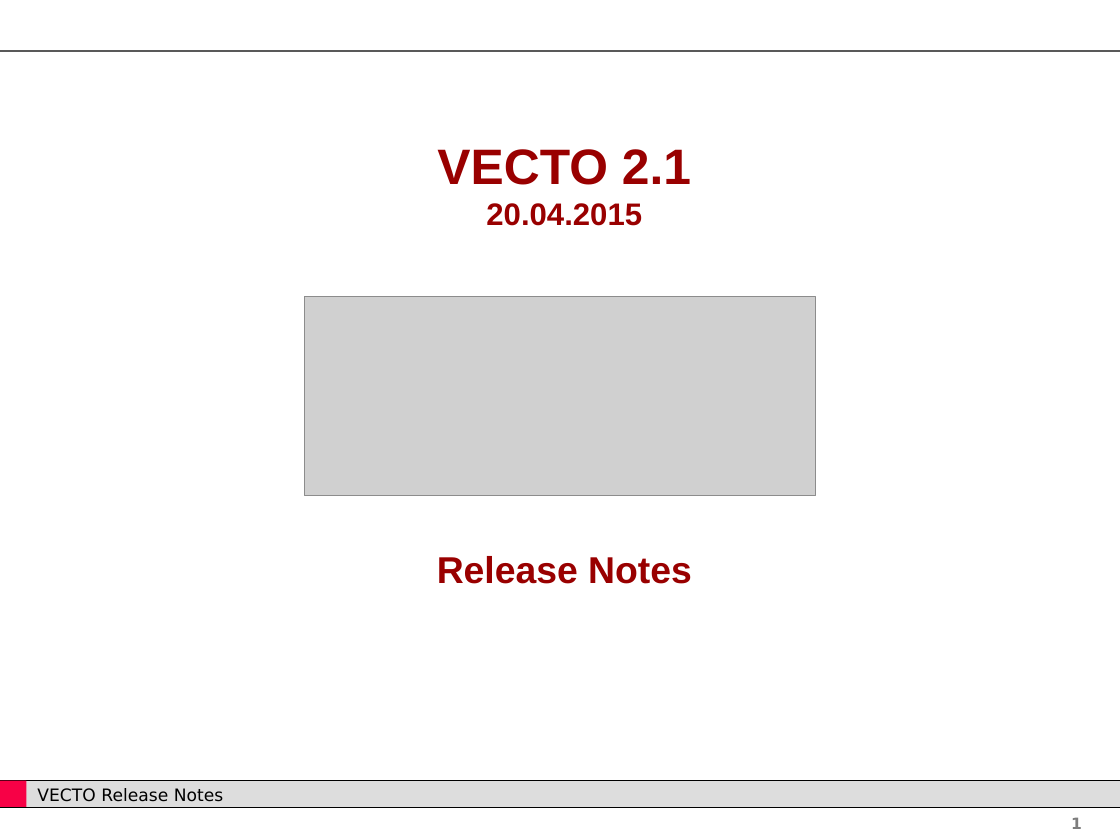
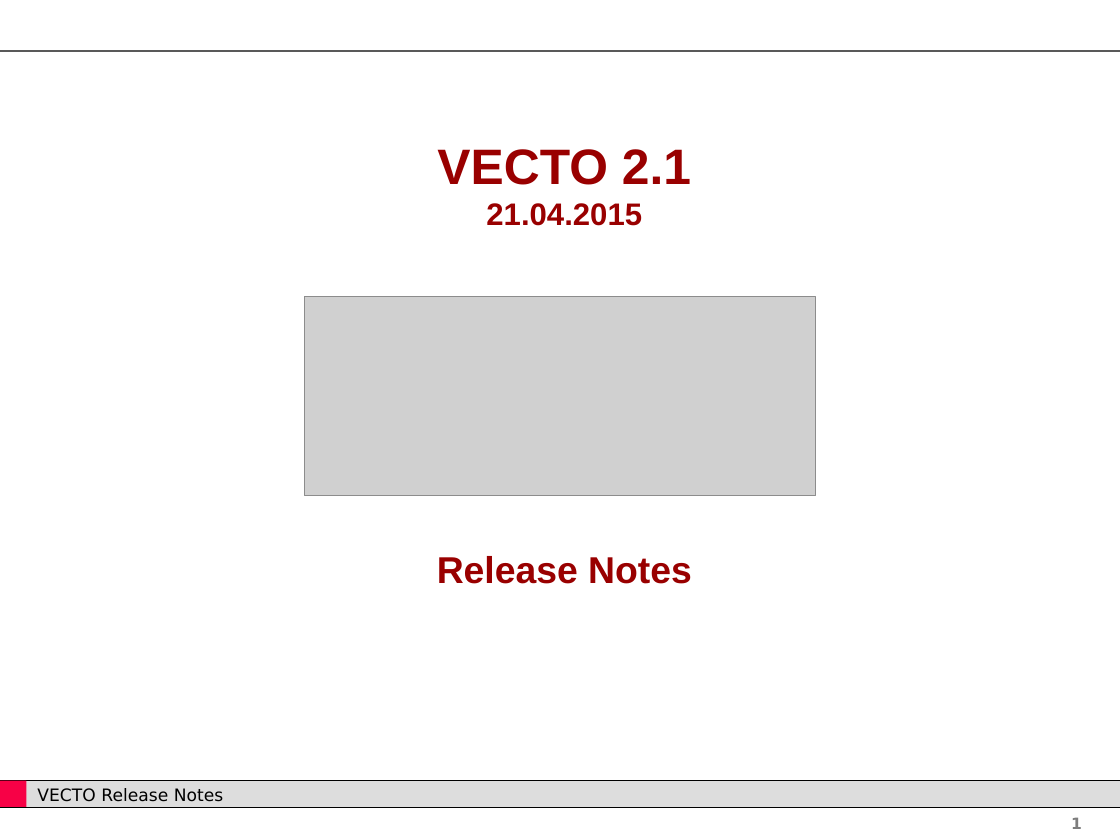
Before and after one commit to CLIMA-VECTO/vecto-sim, a slide deck: slide 1 of User Manual Source/Release Notes V2.1.pptx. Drawn at 1120x840 pixels with LibreOffice and Linux fonts; fonts in the diff are those of the drawing; grey boxes stand for pictures; background and template pictures are left out. Boxes give left, top, right and bottom in pixels: in the first picture for what was removed or moved away, otherwise in the second. Text is boxed around its words. In the diff, an @@ line names an element or a change of style, - is before the commit and + after.

```diff
--- a/User Manual Source/Release Notes V2.1.pptx
+++ b/User Manual Source/Release Notes V2.1.pptx
@@ text at (437,149,691,226): text changed @@
-VECTO 2.1
-20.04.2015
+VECTO 2.1
+21.04.2015
```
Also in this commit, not shown: 1 other slide changed, 9 other files.
